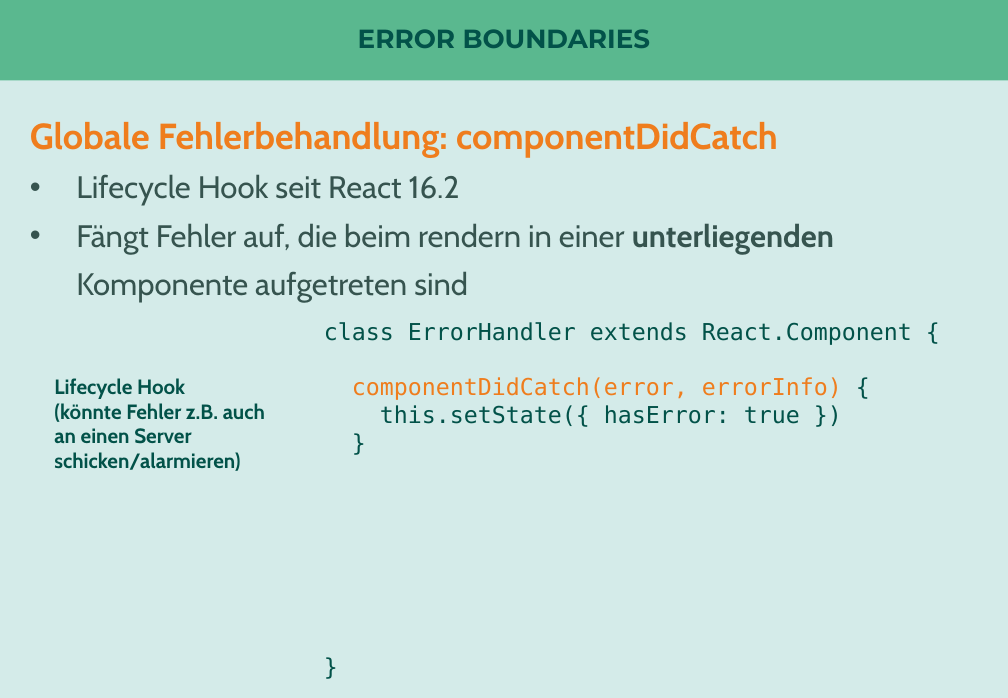
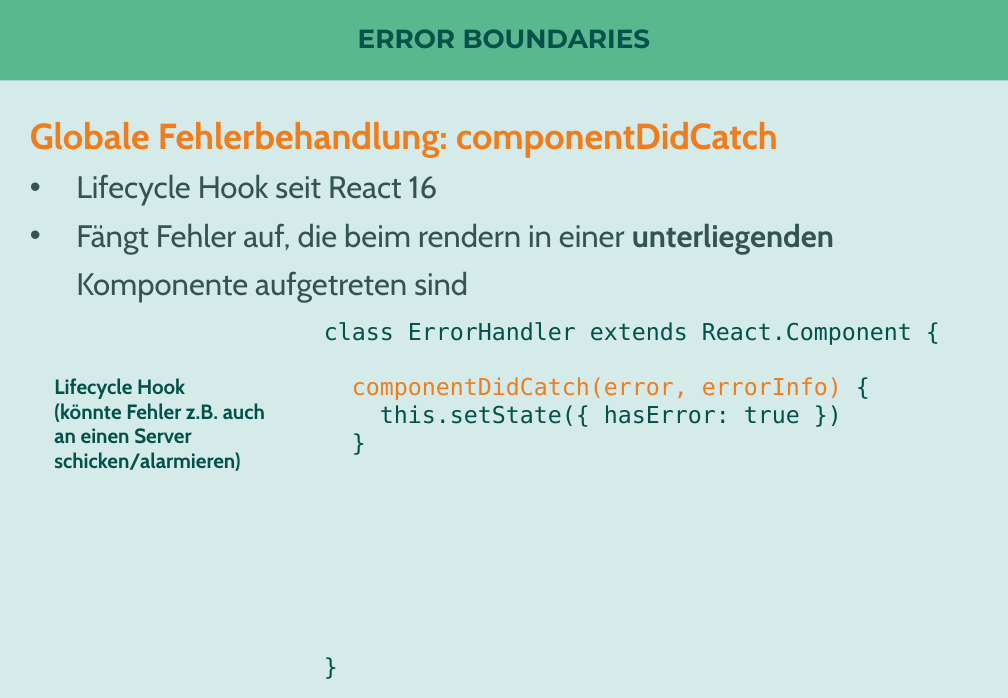
Before and after one commit to nilshartmann/react-talk, a slide deck: slide 16 of react-in-enterprise-anwendungen.pptx. Drawn at 1008x698 pixels with LibreOffice and Linux fonts; fonts in the diff are those of the drawing. Boxes give left, top, right and bottom in pixels: in the first picture for what was removed or moved away, otherwise in the second. Text is boxed around its words. In the diff, an @@ line names an element or a change of style, - is before the commit and + after.

```diff
--- a/react-in-enterprise-anwendungen.pptx
+++ b/react-in-enterprise-anwendungen.pptx
@@ text at [76,174,438,206]: text changed @@
-• Lifecycle Hook seit React 16.2
+• Lifecycle Hook seit React 16
```
Also in this commit, not shown: 4 other slides changed.
